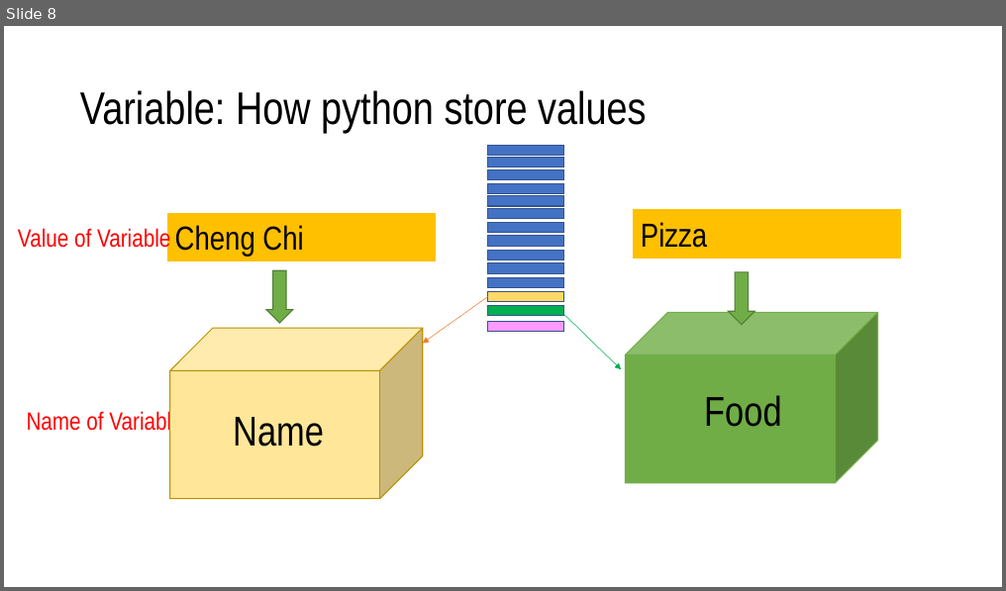
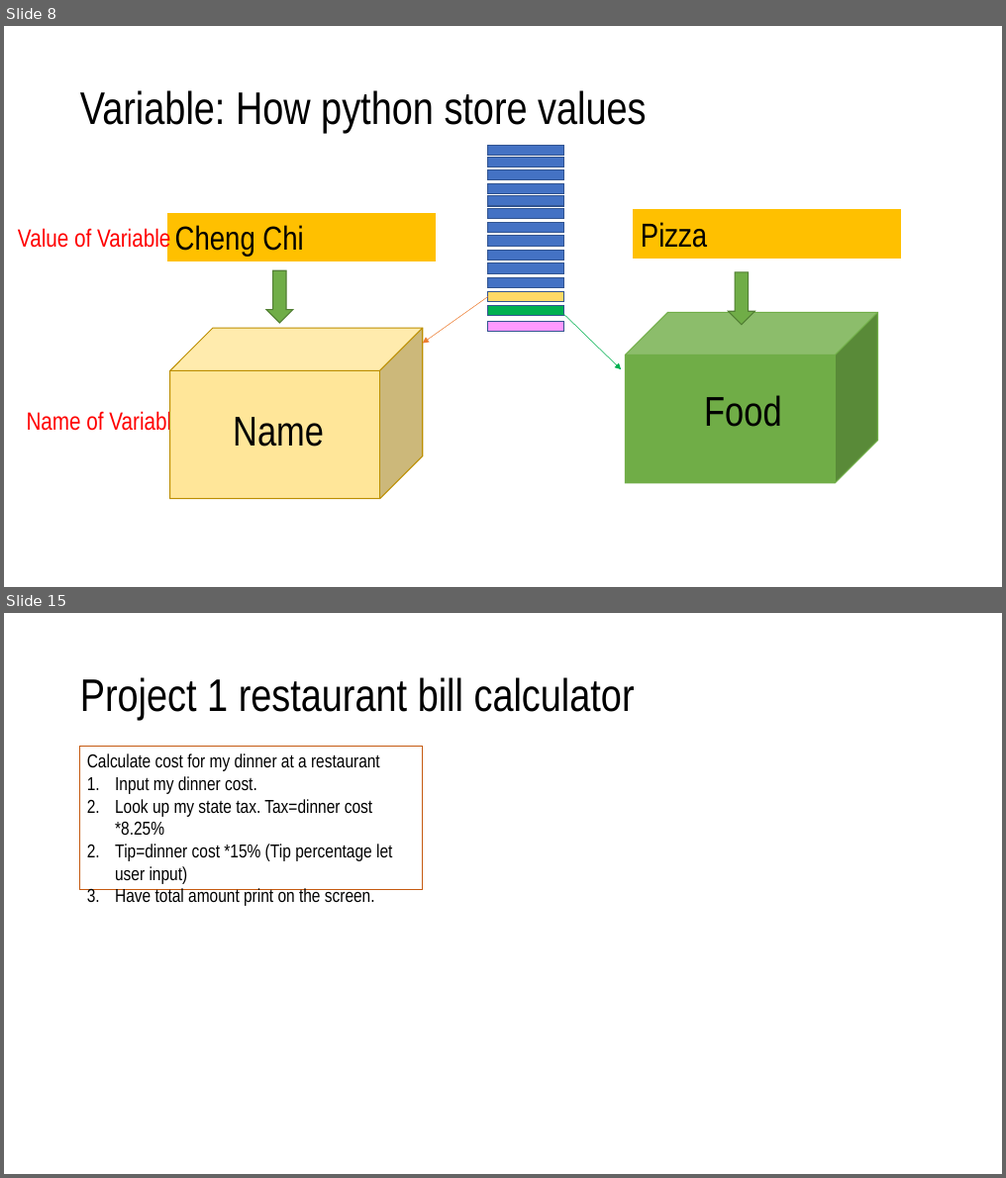
Before and after one commit to haoshisong/Python_Summer_Camp, a slide deck: Python summer camp.pptx. Shown one above the other, each under a label of ours: slide 8 before the commit, slides 8 and 15 after it; the slides between them are not shown. The pictures are 1006x591 and 1006x1178 pixels, drawn with LibreOffice and Linux fonts; fonts in the diff are those of the drawing. Boxes give left, top, right and bottom in pixels: in the first picture for what was removed or moved away, otherwise in the second. Text is boxed around its words. In the diff, an @@ line names an element or a change of style, - is before the commit and + after.

```diff
--- a/Python summer camp.pptx
+++ b/Python summer camp.pptx
@@ slide 15 added at bbox=[4, 613, 1002, 1174], background #FFFFFF @@
@@ title added at bbox=[80, 677, 635, 720], 44 pt, text #000000 @@
+Project 1 restaurant bill calculator
@@ rectangle added at bbox=[79, 747, 423, 890], outline #C55A11 0.75 pt, 18 pt, text #000000 @@
+Calculate cost for my dinner at a restaurant
+1. Input my dinner cost.
+2. Look up my state tax. Tax=dinner cost *8.25%
+3. Tip=dinner cost *15% (Tip percentage let user input)
+4. Have total amount print on the screen.
```
Also in this commit, not shown: 3 slides changed, 12 other slides added.
